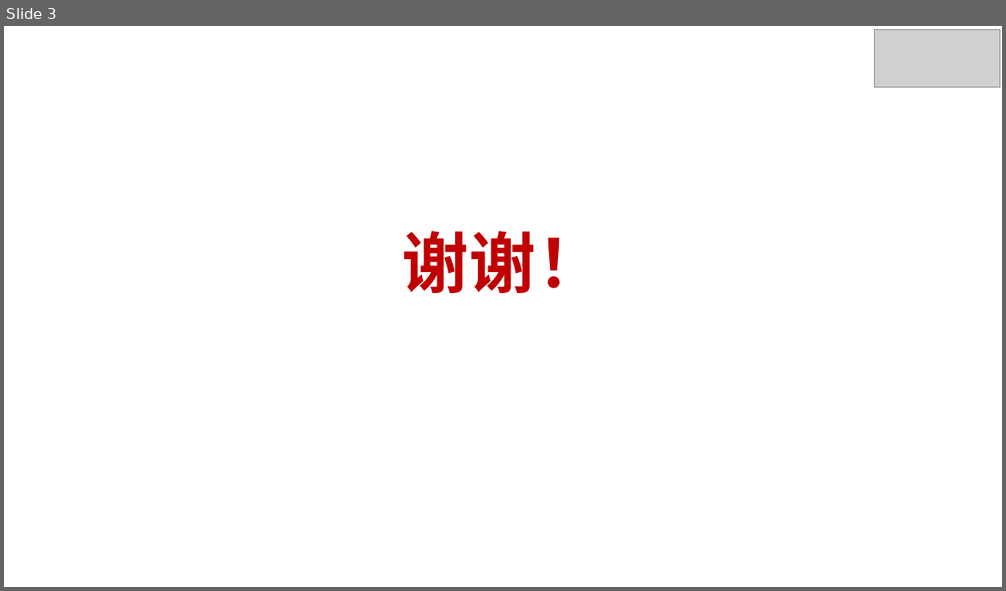
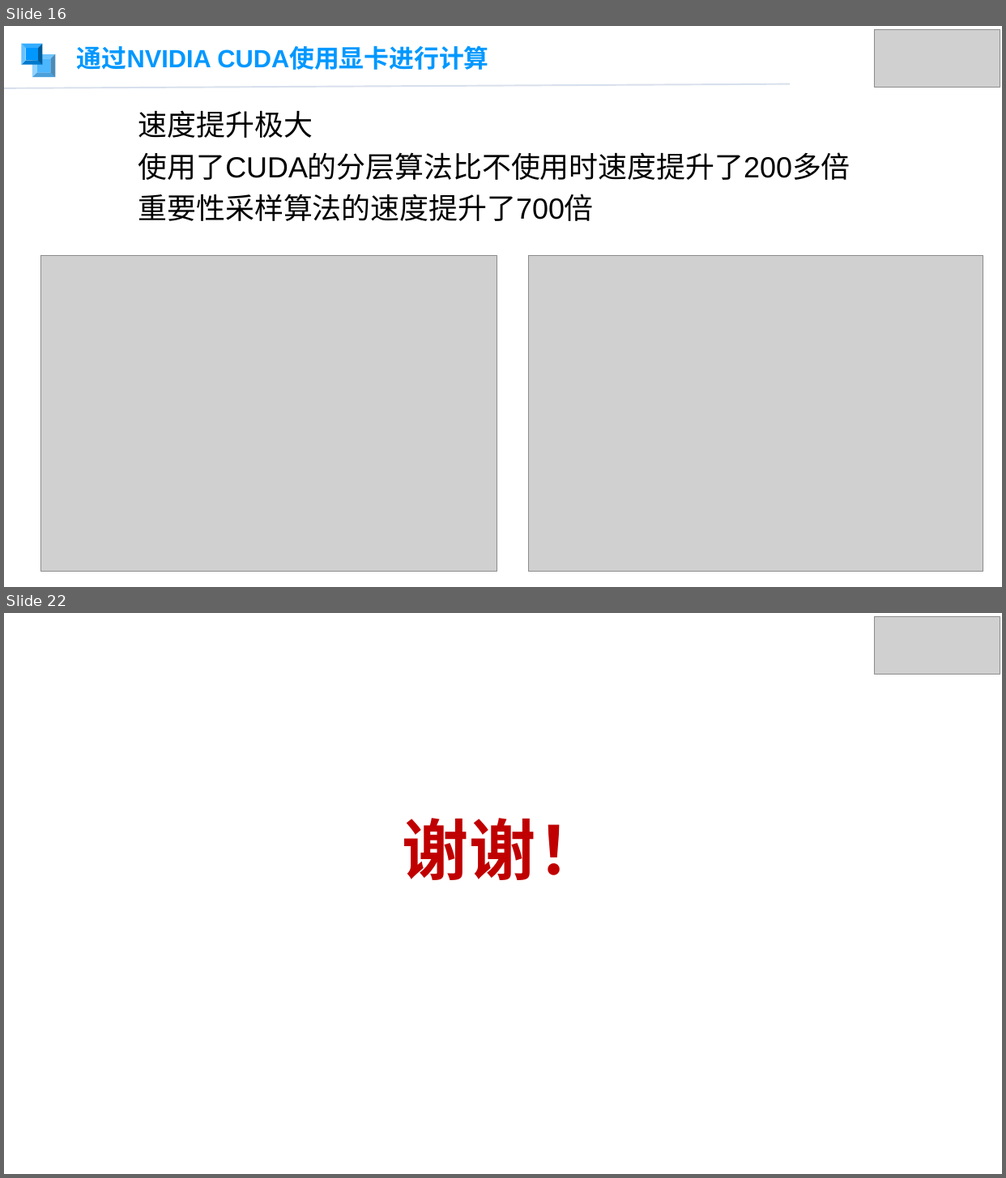
Before and after one commit to Hobr/monte-carlo-integration, a slide deck: ref/PPT.pptx. Shown one above the other, each under a label of ours: slide 3 before the commit, slides 16 and 22 after it; the slides between them are not shown. The pictures are 1006x591 and 1006x1178 pixels, drawn with LibreOffice and Linux fonts; fonts in the diff are those of the drawing; grey boxes stand for pictures; background and template pictures are left out. Boxes give left, top, right and bottom in pixels: in the first picture for what was removed or moved away, otherwise in the second. Text is boxed around its words. In the diff, an @@ line names an element or a change of style, - is before the commit and + after.

```diff
--- a/ref/PPT.pptx
+++ b/ref/PPT.pptx
@@ slide 16 added at box(4, 26, 1002, 587), background picture (left out) @@
@@ bevel added at box(21, 43, 42, 64), fill #0098FF @@
@@ text added at box(77, 46, 488, 70), 24 pt, text #0098FF, bold @@
+通过NVIDIA CUDA使用显卡进行计算
@@ picture added at box(874, 29, 999, 88) @@
@@ bevel added at box(32, 54, 56, 78), fill #0098FF at 70% opacity @@
@@ line added from (4, 88) to (790, 84), #B6C6DD 1.5 pt @@
@@ text added at box(138, 110, 850, 221), 28 pt, text #000000 @@
+速度提升极大
+使用了CUDA的分层算法比不使用时速度提升了200多倍
+重要性采样算法的速度提升了700倍
@@ picture added at box(41, 255, 496, 571) @@
@@ picture added at box(529, 255, 983, 571) @@
@@ what was slide 3 is now slide 22 @@
```
Also in this commit, not shown: 1 slide changed, 19 other slides added, 1 slide removed.
